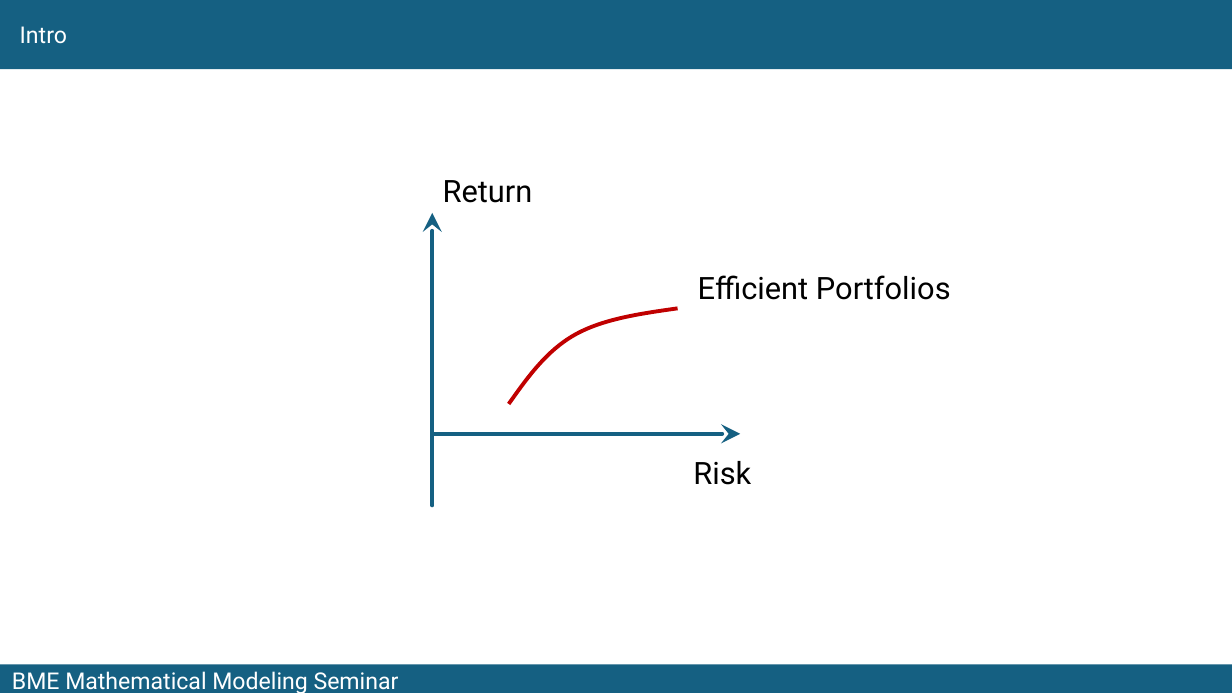
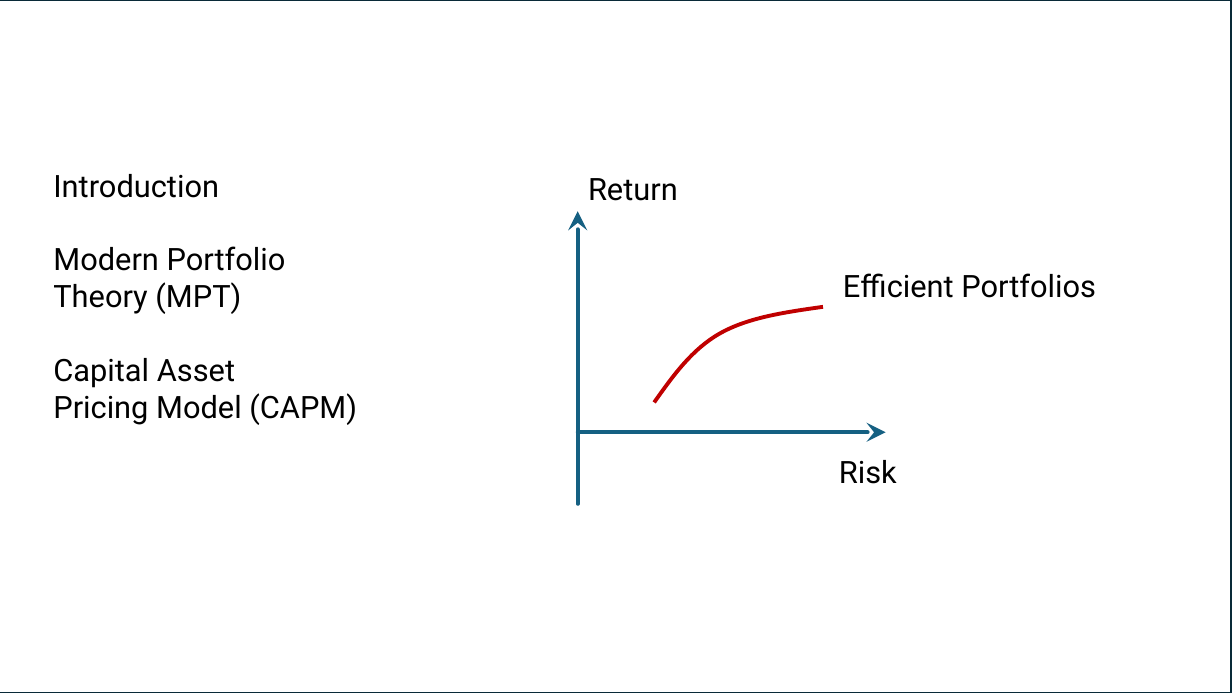
Before and after one commit to fij/btup, a slide deck: slide 4 of MMS_2024_09_10/Farkas_2024_09_10.pptx. Drawn at 1232x693 pixels with LibreOffice and Linux fonts; fonts in the diff are those of the drawing; background and template pictures are left out. Boxes give left, top, right and bottom in pixels: in the first picture for what was removed or moved away, otherwise in the second. Text is boxed around its words. In the diff, an @@ line names an element or a change of style, - is before the commit and + after.

```diff
--- a/MMS_2024_09_10/Farkas_2024_09_10.pptx
+++ b/MMS_2024_09_10/Farkas_2024_09_10.pptx
@@ rectangle added at bbox=[0, 0, 1231, 693], fill #FFFFFF, outline #092A39 1.5 pt @@
@@ text added at bbox=[53, 174, 357, 425], 24 pt, text #000000 @@
+Introduction
+Modern Portfolio
+Theory (MPT)
+Capital Asset
+Pricing Model (CAPM)
@@ 3 texts, 2 arrows, 1 freeform shape: place and size @@
-3 texts, 2 arrows, 1 freeform shape at bbox=[433, 180, 951, 506]
+3 texts, 2 arrows, 1 freeform shape at bbox=[578, 178, 1096, 504]
```
Also in this commit, not shown: 24 other slides changed.
